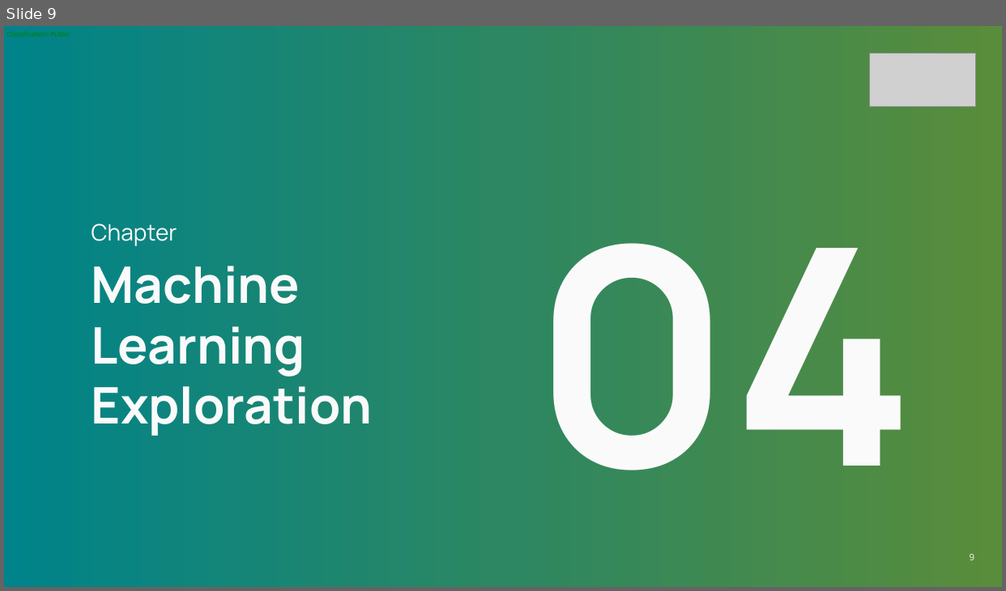
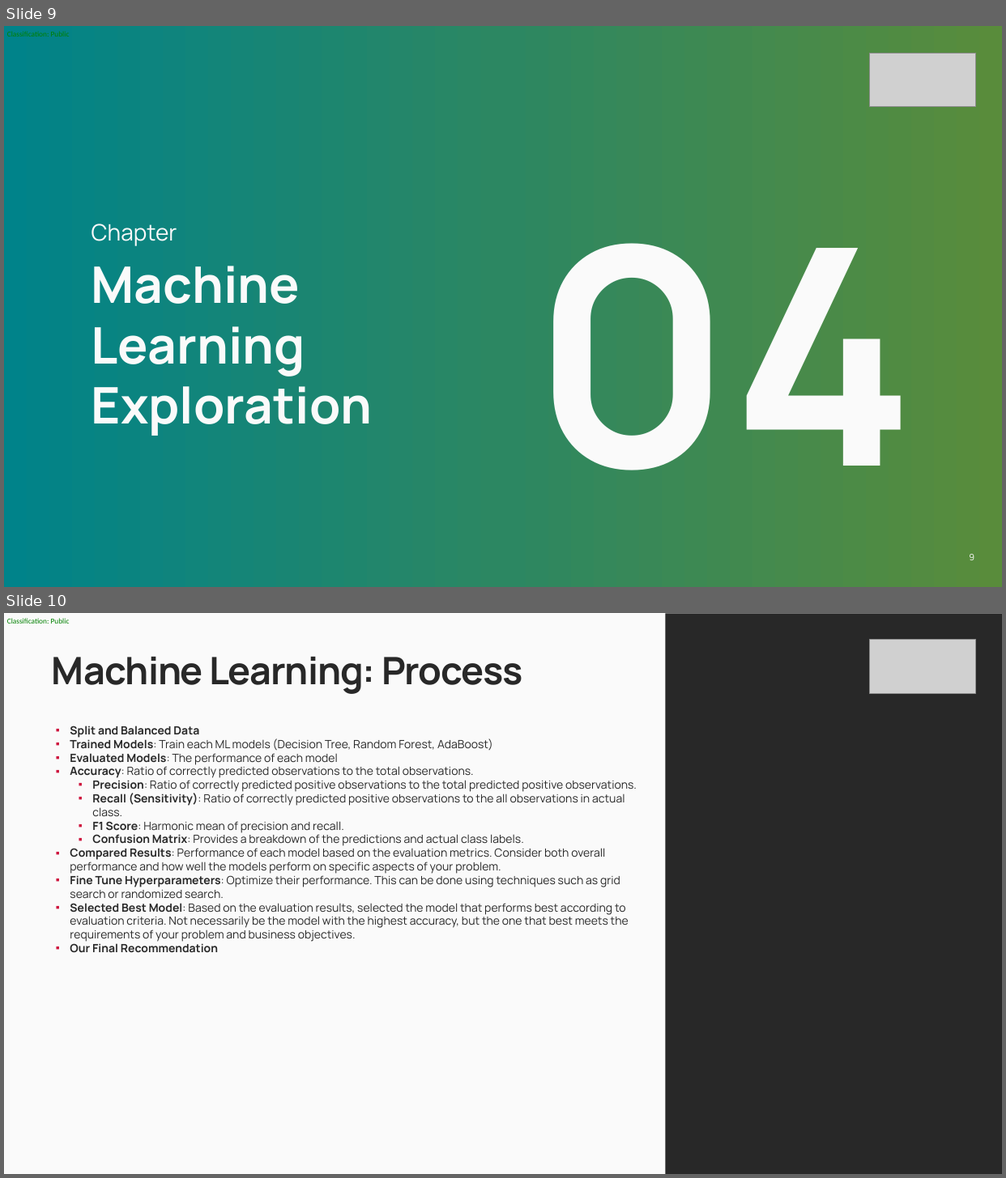
Before and after one commit to rahmxd/Week-11-Group-Project, a slide deck: Week 11 Project Presentation2.pptx. Shown one above the other, each under a label of ours: slide 9 before the commit, slides 9 and 10 after it. The pictures are 1006x591 and 1006x1178 pixels, drawn with LibreOffice and Linux fonts; fonts in the diff are those of the drawing; grey boxes stand for pictures. Boxes give left, top, right and bottom in pixels: in the first picture for what was removed or moved away, otherwise in the second. Text is boxed around its words. In the diff, an @@ line names an element or a change of style, - is before the commit and + after.

```diff
--- a/Week 11 Project Presentation2.pptx
+++ b/Week 11 Project Presentation2.pptx
@@ slide 10 added at (x1=4, y1=613, x2=1002, y2=1174), background #FAFAFA; not listed: 1 template element that a slide beside it also shows @@
@@ rectangle added at (x1=665, y1=614, x2=1002, y2=1174), fill #282828 @@
@@ title added at (x1=51, y1=656, x2=523, y2=694), 60 pt, text #282828, bold @@
+Machine Learning: Process
@@ picture added at (x1=869, y1=639, x2=976, y2=693) @@
@@ text added at (x1=70, y1=726, x2=637, y2=953), 18 pt, text #282828 @@
+▪ Split and Balanced Data
+▪ Trained Models: Train each ML models (Decision Tree, Random Forest, AdaBoost)
+▪ Evaluated Models: The performance of each model
+▪ Accuracy: Ratio of correctly predicted observations to the total observations.
+  ▪ Precision: Ratio of correctly predicted positive observations to the total predicted positive observations.
+  ▪ Recall (Sensitivity): Ratio of correctly predicted positive observations to the all observations in actual class.
+  ▪ F1 Score: Harmonic mean of precision and recall.
+  ▪ Confusion Matrix: Provides a breakdown of the predictions and actual class labels.
+▪ Compared Results: Performance of each model based on the evaluation metrics. Consider both overall performance and how well the models perform on specific aspects of your problem.
+▪ Fine Tune Hyperparameters: Optimize their performance. This can be done using techniques such as grid search or randomized search.
+▪ Selected Best Model: Based on the evaluation results, selected the model that performs best according to evaluation criteria. Not necessarily be the model with the highest accuracy, but the one that best meets the requirements of your problem and business objectives.
+▪ Our Final Recommendation
```
Also in this commit, not shown: 1 slide changed, 4 other slides added.
